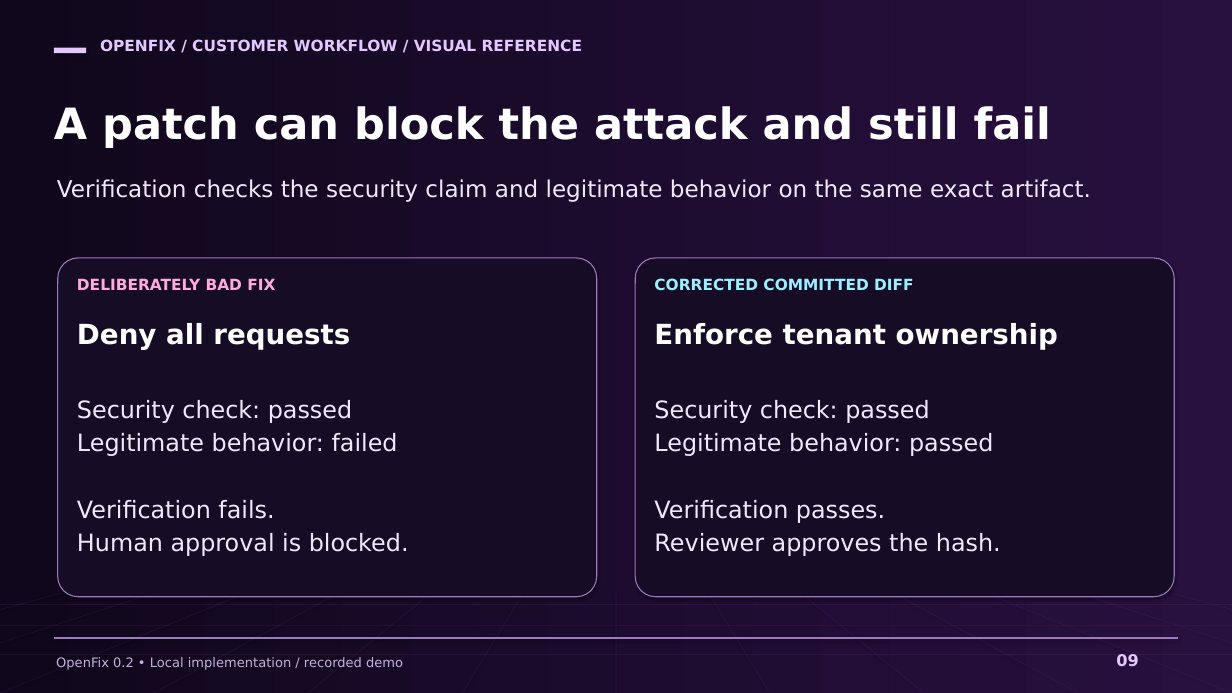
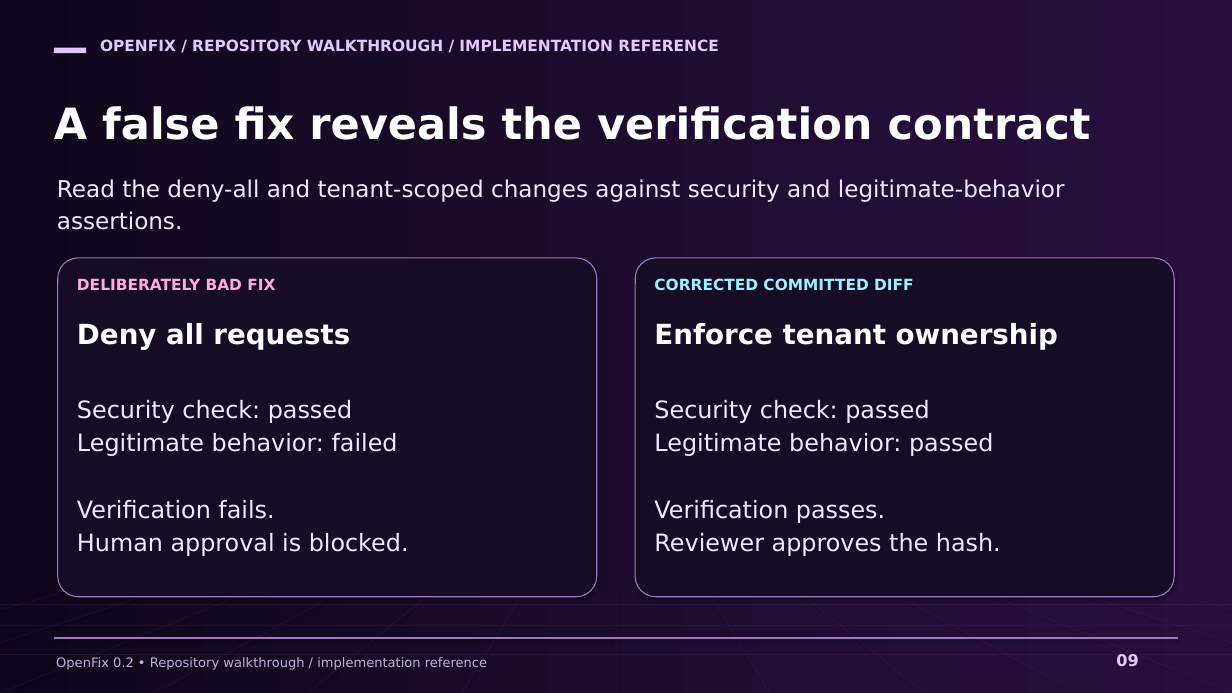
Before and after one commit to markusweldon/openfix, a slide deck: slide 9 of docs/prep/openfix-customer-workflow.pptx. Drawn at 1232x693 pixels with LibreOffice and Linux fonts; fonts in the diff are those of the drawing. Boxes give left, top, right and bottom in pixels: in the first picture for what was removed or moved away, otherwise in the second. Text is boxed around its words. In the diff, an @@ line names an element or a change of style, - is before the commit and + after.

Commit message:
Lead OpenFix with repository value and detailed architecture diagrams
Add a source-reading walkthrough, AI security versus mature DevSecOps explanation, and nine rendered Mermaid diagrams covering system boundaries, evidence, lifecycle, agent handoffs, data, production evolution and evaluation. Preserve implementation/proposal distinctions and explain design tradeoffs.

Remove checked-in playback assets and reframe README, preparation materials and the purple deck around repository discussion. Validate links, diagram rendering/source agreement, and all sixteen slide exports. Runtime code is unchanged.

```diff
--- a/docs/prep/openfix-customer-workflow.pptx
+++ b/docs/prep/openfix-customer-workflow.pptx
@@ text at bbox=[100, 39, 718, 52]: text changed @@
-OPENFIX / CUSTOMER WORKFLOW / VISUAL REFERENCE
+OPENFIX / REPOSITORY WALKTHROUGH / IMPLEMENTATION REFERENCE
@@ text at bbox=[54, 106, 1091, 140]: text changed @@
-A patch can block the attack and still fail
+A false fix reveals the verification contract
@@ text at bbox=[57, 179, 1065, 230]: text changed @@
-Verification checks the security claim and legitimate behavior on the same exact artifact.
+Read the deny-all and tenant-scoped changes against security and legitimate-behavior
+assertions.
@@ text at bbox=[56, 657, 487, 670]: text changed @@
-OpenFix 0.2 • Local implementation / recorded demo
+OpenFix 0.2 • Repository walkthrough / implementation reference
```
Also in this commit, not shown: 14 other slides changed, 1 slide added, 1 slide removed, 23 other files.
